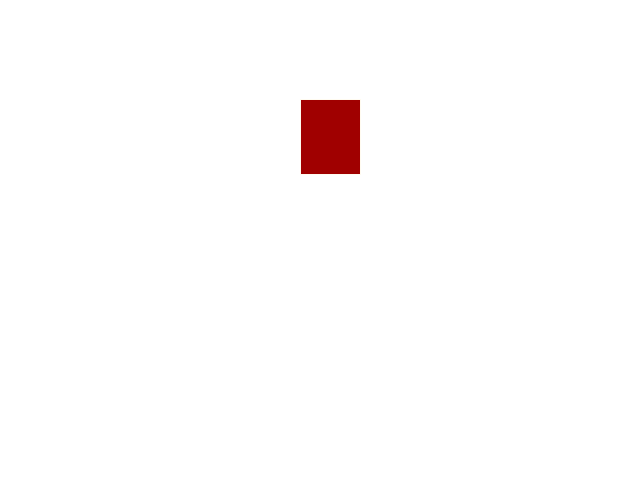
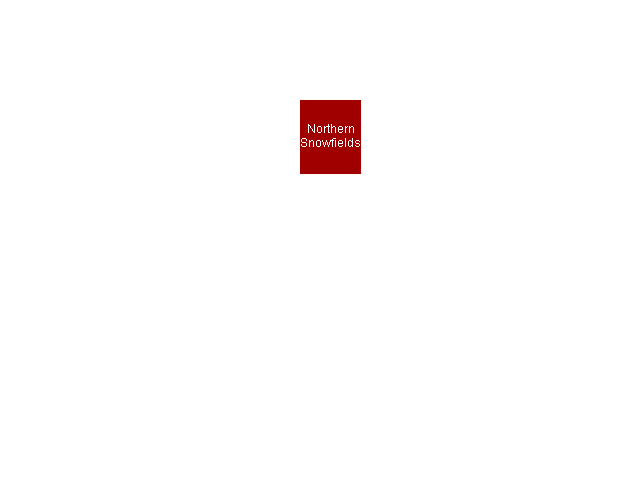
Layer changes from the first w=640, h=480 image to the second:
added layer "Northern ..." above "Pasted Layer" over [301, 124, 360, 147]
painted on "tz北07.png" over [299, 99, 362, 175]
